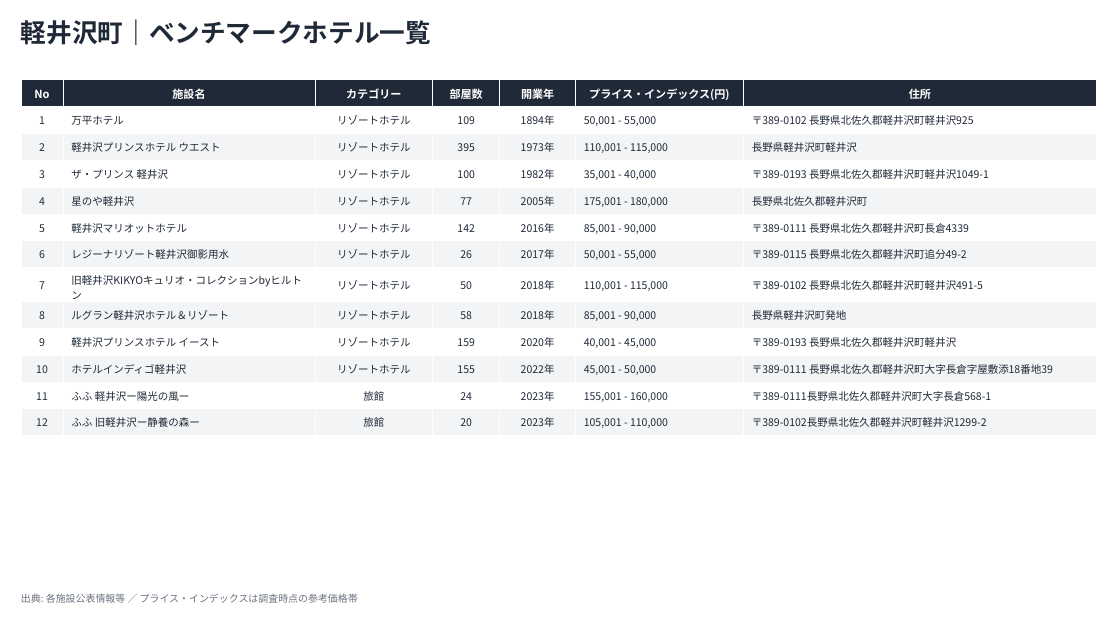
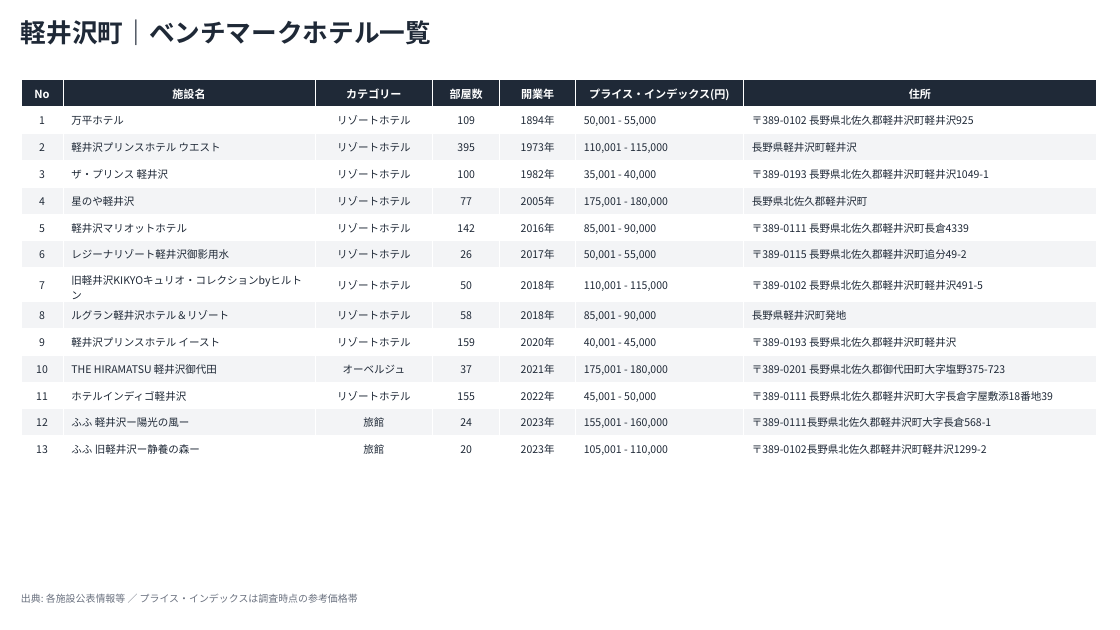
Before and after one commit to mitsurusakamoto10-sketch/MS, a slide deck: slide 3 of output/benchmark_hotels.pptx. Drawn at 1120x630 pixels with LibreOffice and Linux fonts; fonts in the diff are those of the drawing. Boxes give left, top, right and bottom in pixels: in the first picture for what was removed or moved away, otherwise in the second. Text is boxed around its words. In the diff, an @@ line names an element or a change of style, - is before the commit and + after.

```diff
--- a/output/benchmark_hotels.pptx
+++ b/output/benchmark_hotels.pptx
@@ table at <box>21,80,1096,459</box> @@
-row 11: 10 | ホテルインディゴ軽井沢 | リゾートホテル | 155 | 2022年 | 45,001 - 50,000 | 〒389-0111 長野県北佐久郡軽井沢町大字長倉字屋敷添18番地39
-row 12: 11 | ふふ 軽井沢ー陽光の風ー | 旅館 | 24 | 2023年 | 155,001 - 160,000 | 〒389-0111長野県北佐久郡軽井沢町大字長倉568-1
-row 13: 12 | ふふ 旧軽井沢ー静養の森ー | 旅館 | 20 | 2023年 | 105,001 - 110,000 | 〒389-0102長野県北佐久郡軽井沢町軽井沢1299-2
+row 11: 10 | THE HIRAMATSU 軽井沢御代田 | オーベルジュ | 37 | 2021年 | 175,001 - 180,000 | 〒389-0201 長野県北佐久郡御代田町大字塩野375-723
+row 12: 11 | ホテルインディゴ軽井沢 | リゾートホテル | 155 | 2022年 | 45,001 - 50,000 | 〒389-0111 長野県北佐久郡軽井沢町大字長倉字屋敷添18番地39
+row 13: 12 | ふふ 軽井沢ー陽光の風ー | 旅館 | 24 | 2023年 | 155,001 - 160,000 | 〒389-0111長野県北佐久郡軽井沢町大字長倉568-1
+row 14: 13 | ふふ 旧軽井沢ー静養の森ー | 旅館 | 20 | 2023年 | 105,001 - 110,000 | 〒389-0102長野県北佐久郡軽井沢町軽井沢1299-2
```
Also in this commit, not shown: 2 other slides changed, 4 other files.
